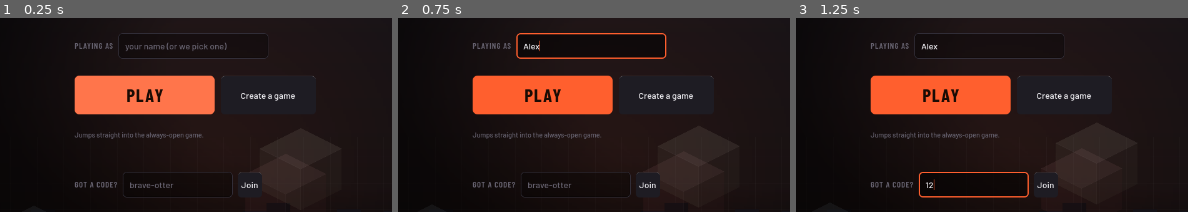
Above: before the commit, frames 1-3 (left to right).
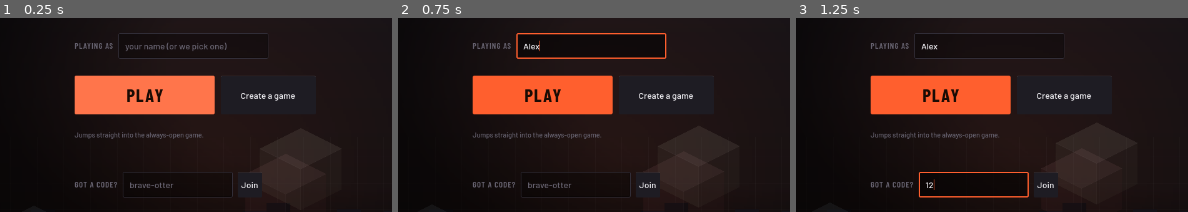
Above: after the commit, the same moments.

Repository: ianbelcher/battlebox.games
Game: Godot game, scene res://main.tscn
The game is run twice, just before and just after one commit, with the same random seed, the same clock (stepped at 60 frames per second) and the same inputs.
Inputs (mouse positions are % of the whole screen's width and height, from its top left):
- Up to frame 1 (0.25 s): no input
- Up to frame 2 (0.75 s): click (25, 43) at 0.52 s; type "Alex" at 0.6 s
- Up to frame 3 (1.25 s): click (23, 79) at 0.75 s; type "12" at 0.83 s
The pictures show only the part of the screen within x 0-50%, y 36-86%; the shares and areas given below are measured in that part.

The runs differ from the first frame. In frame 1, less than 0.1% of the frame differs, in the area x 18-81%, y 7-93%; in frame 2, 0.1%; in frame 3, 0.1%.

Commit message:
Square corners, a round card you can press away, and no team-change hint
The corner radii were 14 / 10 / 7 and every panel, chip, key cap and
hotbar slot came out as a pebble — the look of a phone app. They are
5 / 4 / 3 now, from UiTheme, and the hand-rolled radii in the HUD, the
picker, the banner and the web Play button follow them; the key caps
are caps rather than pills.

The server holds SETUP for six seconds after the drop, so the round
card sat over a game people were already playing. Any press from THIS
seat — a click or key on the keyboard seat, a button on a pad seat's own
device — takes it down for good once the drop has happened, so one
child pressing does not clear it from three other screens.

The card's "E — Change team" hint is gone: it opened the player's own
menu, which has nothing in it that changes teams.

Co-Authored-By: Claude Fable 5.1 <noreply@anthropic.com>
Claude-Session: https://claude.ai/code/session_01BQ7aFeYYfccWh6UzpRiwes

Diff:
--- a/game/src/block_picker.gd
+++ b/game/src/block_picker.gd
@@ -41,7 +41,7 @@
 	visible = false
 	var style := StyleBoxFlat.new()
 	style.bg_color = Color(0, 0, 0, 0)
-	style.set_corner_radius_all(14)
+	style.set_corner_radius_all(UiTheme.R_PANEL)
 	style.set_content_margin_all(14)
 	style.set_border_width_all(0)
 	add_theme_stylebox_override("panel", style)
@@ -282,5 +282,5 @@
 		# Anything you are not carrying is greyed right back, so the ones
 		# you can actually switch to stand out.
 		chip.modulate = Color.WHITE if _allowed(i) else Color(1, 1, 1, 0.28)
-		style.set_corner_radius_all(maxi(6, int(_chip_px * 0.14)))
+		style.set_corner_radius_all(UiTheme.R_CONTROL)
 		chip.add_theme_stylebox_override("panel", style)
--- a/game/src/main.gd
+++ b/game/src/main.gd
@@ -502,7 +502,7 @@
 				_split.update_layout())
 	var style := StyleBoxFlat.new()
 	style.bg_color = Color(UiTheme.SURFACE, 0.85)
-	style.set_corner_radius_all(12)
+	style.set_corner_radius_all(UiTheme.R_PANEL)
 	style.set_content_margin_all(int(14 * ui_scale()))
 	# Reset vote panel.
 	_vote_panel = PanelContainer.new()
@@ -572,7 +572,7 @@
 	_banner.visible = false
 	var banner_bg := StyleBoxFlat.new()
 	banner_bg.bg_color = Color(UiTheme.SURFACE, 0.92)
-	banner_bg.set_corner_radius_all(14)
+	banner_bg.set_corner_radius_all(UiTheme.R_PANEL)
 	banner_bg.set_content_margin_all(int(26 * ui_scale()))
 	banner_bg.border_color = UiTheme.LINE
 	banner_bg.set_border_width_all(1)
--- a/game/src/player_hud.gd
+++ b/game/src/player_hud.gd
@@ -429,15 +429,24 @@
 ## kind does instead is stop, say the name of the thing, count down, and
 ## tell you whose side you are on — so that when you land you already
 ## know who to run towards. That is this: the mode, a countdown, your
-## team in its colour, the team-mates you have, and which key moves you
-## to another side. It goes away the moment the round is live.
+## team in its colour and the team-mates you have.
+##
+## It goes when the round is live — or the moment you press anything
+## once you have landed. The server holds SETUP for six seconds after
+## the drop, so the card used to sit over a game people were already
+## playing; a click or a button from THIS seat takes it down for good.
+##
+## NO "CHANGE TEAM" HINT. It pointed at the player's own menu, which has
+## nothing in it that changes teams — the table is set on the front page
+## and by whoever opens the world menu.
 var _round_card: PanelContainer
 var _round_kicker: Label
 var _round_title: Label
 var _round_team: Label
 var _round_mates: Label
-var _round_hint: Control
 var _round_t := 0.0
+## Pressed away for this round. Reset when the round is live.
+var _round_dismissed := false
 
 func _build_round_card() -> void:
 	var sc := _uscale()
@@ -478,11 +487,30 @@
 	_round_mates.add_theme_font_size_override("font_size", UiTheme.px(UiTheme.T_BODY, sc))
 	_round_mates.add_theme_color_override("font_color", UiTheme.INK_DIM)
 	box.add_child(_round_mates)
-	var gap := Control.new()
-	gap.custom_minimum_size = Vector2(0, UiTheme.px(4, sc))
-	box.add_child(gap)
-	_round_hint = UiTheme.hint_row([_cap("menu"), "Change team"], sc)
-	box.add_child(_round_hint)
+
+## Any press from THIS seat, once the drop has happened, takes the round
+## card down. This seat's, so one child clicking does not clear the card
+## from three other screens: the keyboard seat answers to keys and the
+## mouse, a pad seat to buttons on its own device.
+func _input(event: InputEvent) -> void:
+	if _round_card == null or not _round_card.visible or world == null:
+		return
+	if world.match_phase != "SETUP":
+		return
+	if not _press_from_this_seat(event):
+		return
+	_round_dismissed = true
+	_round_card.visible = false
+
+func _press_from_this_seat(event: InputEvent) -> bool:
+	if not event.is_pressed() or event.is_echo():
+		return false
+	var seat: InputSlot = Game.local_inputs.get(slot)
+	if seat == null:
+		return false
+	if seat.kind == InputSlot.Kind.GAMEPAD:
+		return event is InputEventJoypadButton and event.device == seat.device
+	return event is InputEventMouseButton or event is InputEventKey
 
 ## What the mode is called on the card.
 func _round_kicker_text() -> String:
@@ -504,7 +532,6 @@
 		_round_title.text = ("Starting in %d" % secs) if secs > 0 else "Starting…"
 	else:
 		_round_title.text = "Get ready"
-	_round_hint.visible = phase == "LOBBY"
 	var me := _me()
 	var entry: Dictionary = Game.roster.get(me, {})
 	var team := int(entry.get("team", -1))
@@ -641,7 +668,7 @@
 	_name_chip.add_theme_font_size_override("font_size", _us(14))
 	_name_chip.add_theme_font_override("font", UiTheme.display(_uscale(), 0.8))
 	_name_chip.add_theme_color_override("font_color", UiTheme.INK_DIM)
-	var chip_bg := UiTheme.hud_plate(_uscale(), 0.7, 4)
+	var chip_bg := UiTheme.hud_plate(_uscale(), 0.7, 2)
 	chip_bg.set_content_margin_all(2)
 	chip_bg.content_margin_left = 7
 	chip_bg.content_margin_right = 7
@@ -1983,7 +2010,7 @@
 	if on:
 		var sel := StyleBoxFlat.new()
 		sel.bg_color = UiTheme.ACCENT
-		sel.set_corner_radius_all(9)
+		sel.set_corner_radius_all(UiTheme.R_CARD)
 		sel.content_margin_left = _us(14)
 		sel.content_margin_right = _us(14)
 		sel.content_margin_top = _us(7)
@@ -2089,7 +2116,7 @@
 				var style := StyleBoxFlat.new()
 				style.bg_color = WorldNode.TEAM_COLORS[t] * (1.0 if t == team else 0.3)
 				style.bg_color.a = 1.0
-				style.set_corner_radius_all(6)
+				style.set_corner_radius_all(UiTheme.R_CONTROL)
 				if t == team:
 					style.border_color = Color.WHITE
 					style.set_border_width_all(2)
@@ -2118,7 +2145,7 @@
 			kick.add_theme_font_size_override("font_size", _us(13))
 			var kick_style := StyleBoxFlat.new()
 			kick_style.bg_color = UiTheme.SURFACE_3
-			kick_style.set_corner_radius_all(6)
+			kick_style.set_corner_radius_all(UiTheme.R_CONTROL)
 			kick_style.set_content_margin_all(_us(3))
 			for kick_state in ["normal", "hover", "pressed"]:
 				kick.add_theme_stylebox_override(kick_state, kick_style)
@@ -2389,13 +2416,13 @@
 		on_style.bg_color = UiTheme.ACCENT_SOFT
 		on_style.border_color = Color(UiTheme.ACCENT, 0.6)
 		on_style.set_border_width_all(1)
-		on_style.set_corner_radius_all(9)
+		on_style.set_corner_radius_all(UiTheme.R_CONTROL)
 		on_style.set_content_margin_all(_us(7))
 		on_style.content_margin_left = _us(14)
 		on_style.content_margin_right = _us(14)
 		var off_style := StyleBoxFlat.new()
 		off_style.bg_color = Color(1, 1, 1, 0.05)
-		off_style.set_corner_radius_all(9)
+		off_style.set_corner_radius_all(UiTheme.R_CONTROL)
 		off_style.set_content_margin_all(_us(7))
 		off_style.content_margin_left = _us(14)
 		off_style.content_margin_right = _us(14)
@@ -2715,7 +2742,10 @@
 func _refresh_notices(player: Player, delta: float) -> void:
 	if _round_card != null and world != null:
 		var phase: String = world.match_phase
-		var card_up: bool = (phase == "LOBBY" or phase == "SETUP") and not _menu.visible
+		var pre_round := phase == "LOBBY" or phase == "SETUP"
+		if not pre_round:
+			_round_dismissed = false
+		var card_up: bool = pre_round and not _menu.visible and not _round_dismissed
 		_round_card.visible = card_up
 		if card_up:
 			_round_t -= delta
@@ -3121,7 +3151,7 @@
 			var style := StyleBoxFlat.new()
 			style.bg_color = Color(UiTheme.SURFACE_2, 0.92) if selected \
 				else Color(UiTheme.SURFACE, 0.82)
-			style.set_corner_radius_all(7)
+			style.set_corner_radius_all(UiTheme.R_CONTROL)
 			style.border_color = UiTheme.ACCENT if selected else Color(1, 1, 1, 0.09)
 			style.set_border_width_all(2 if selected else 1)
 			frame.add_theme_stylebox_override("panel", style)
--- a/game/src/ui_theme.gd
+++ b/game/src/ui_theme.gd
@@ -87,9 +87,13 @@
 const T_NOTE    := 14
 const T_HINT    := 15
 
-const R_PANEL   := 14
-const R_CARD    := 10
-const R_CONTROL := 7
+## SQUARE-ISH. These were 14 / 10 / 7, and every panel, card, chip and
+## key cap came out as a pebble; softened corners everywhere is the look
+## of a phone app, not a game. A couple of pixels is enough to stop a
+## corner catching the eye as a hard point without ever reading as round.
+const R_PANEL   := 5
+const R_CARD    := 4
+const R_CONTROL := 3
 
 static func px(n: float, sc: float) -> int:
 	return maxi(1, int(round(n * sc)))
@@ -162,7 +166,8 @@
 
 ## A pill for keyboard/pad hints: "ESC", "LB", "Ⓐ".
 static func hint_box(sc: float) -> StyleBoxFlat:
-	var sb := flat(Color(1, 1, 1, 0.07), 999, sc, 1.0, LINE)
+	# A key cap, not a pill: square-cornered like the key it stands for.
+	var sb := flat(Color(1, 1, 1, 0.07), R_CONTROL, sc, 1.0, LINE)
 	sb.content_margin_left = px(11, sc)
 	sb.content_margin_right = px(11, sc)
 	sb.content_margin_top = px(4, sc)
@@ -393,11 +398,11 @@
 	# stylebox with no content margins is a scrollbar zero pixels wide:
 	# content silently ran off the bottom of every tab with nothing on
 	# screen to say so.
-	var track := flat(Color(1, 1, 1, 0.04), 999, sc)
+	var track := flat(Color(1, 1, 1, 0.04), 2, sc)
 	track.set_content_margin_all(px(4, sc))
-	var grab := flat(Color(1, 1, 1, 0.26), 999, sc)
+	var grab := flat(Color(1, 1, 1, 0.26), 2, sc)
 	grab.set_content_margin_all(px(4, sc))
-	var grab_hi := flat(ACCENT, 999, sc)
+	var grab_hi := flat(ACCENT, 2, sc)
 	grab_hi.set_content_margin_all(px(4, sc))
 	for type in ["VScrollBar", "HScrollBar"]:
 		t.set_stylebox("scroll", type, track)
Not shown, changed: web/boot.css
